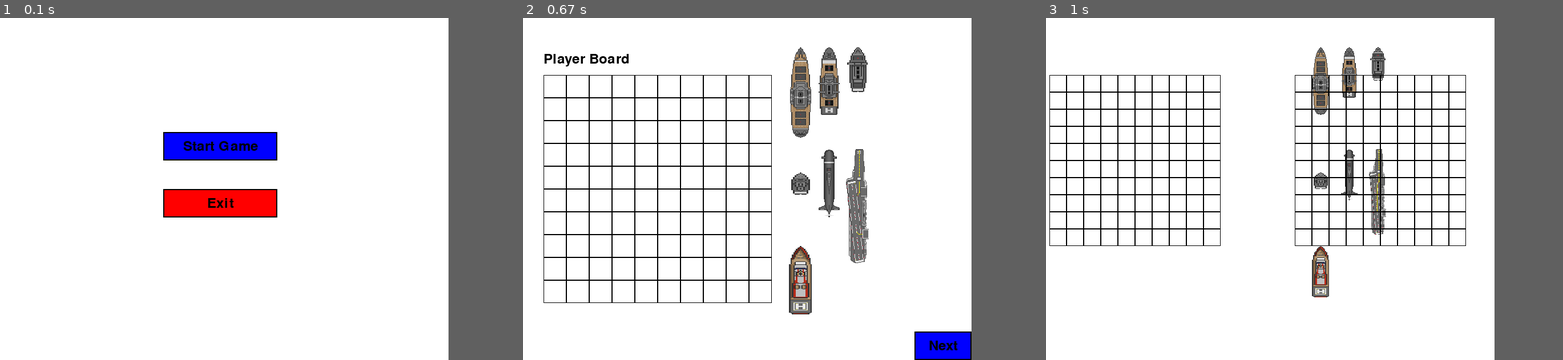
Above: before the commit, frames 1-3 (left to right).
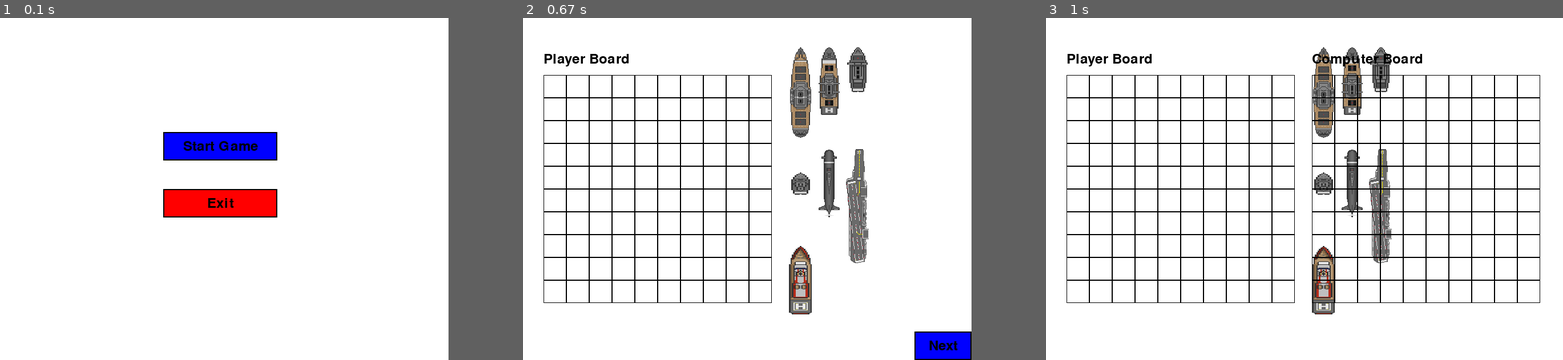
Above: after the commit, the same moments.

Repository: alemtz16/pygame_battleship
Game: pygame game, started from main.py
Same seed, same stepped clock (60 frames per second), same inputs: the game is played once before the commit and once after it.
Inputs (mouse positions are in pixels of both pictures, inside the frame that each line leads up to):
- Up to frame 1 (0.1 s): no input
- Up to frame 2 (0.67 s): press the mouse at (745, 147) at 0.37 s; move the mouse to (797, 165) at 0.47 s; release the mouse at (848, 182) at 0.6 s
- Up to frame 3 (1 s): press the mouse at (1464, 346) at 0.7 s; move the mouse to (1444, 288) at 0.8 s; release the mouse at (1428, 230) at 0.93 s
In our replay, in frame 3 the window is 800x600 before the commit and 920x600 after it. These sizes can differ from the game's own. Grey fills any space a smaller window leaves; there, only what the larger window draws over its background counts as a difference.

Frames 1-2 are identical in both runs. In frame 3, 11% of the frame differs, in the area x 0-96%, y 8-87%.

Commit message:
listo setup stage

Diff:
--- a/board.py
+++ b/board.py
@@ -8,14 +8,14 @@
         self.grid = [[None for _ in range(size)] for _ in range(size)]
         self.ships = []
         self.show_ships = show_ships
-        logging.debug("Board initialized with size {}x{}.".format(size, size))
+
 
     def add_ship(self, ship):
         self.ships.append(ship)
-        logging.debug(f"Ship {ship.name} added to the board at {ship.rect.topleft}.")
+
 
     def draw(self, screen, cell_size, offset=(0, 0), title=""):
-        logging.debug("Starting to draw the board.")
+
         font = pygame.font.Font(None, 36)
         title_surface = font.render(title, True, BLACK)
         screen.blit(title_surface, (offset[0], offset[1] - 40))
@@ -28,5 +28,3 @@
         if self.show_ships:
             for ship in self.ships:
                 ship.draw(screen)
-                logging.debug(f"Drawing ship {ship.name} at {ship.rect.topleft}.")
-        logging.debug("Finished drawing the board.")
--- a/main.py
+++ b/main.py
@@ -26,7 +26,8 @@
         size=ship_info['size'],
         orientation=ship_info['orientation'],
         start_position=(ship_info['position'][0], ship_info['position'][1]),
-        image_path=ship_info['image_path']
+        image_path=ship_info['image_path'],
+        start_cell_position=(ship_info['position'][0], ship_info['position'][1])
     )
     player_board.add_ship(new_ship)
     ships.append(new_ship)
@@ -74,12 +75,14 @@
             game_state = 'GAME'
             logging.debug("Transitioning to GAME state.")
             for ship in ships:
-                ship.update_image(CELL_SIZE)
+                ship.update_position(ship.start_cell_position, CELL_SIZE2)
+                ship.update_image(CELL_SIZE2)
+            screen = pygame.display.set_mode((920, WINDOW_HEIGHT))
 
     elif game_state == 'GAME':
-        player_board.draw(screen, CELL_SIZE, offset=(20, 100))  # Draw the player board in game state
-        computer_board.draw(screen, CELL_SIZE, offset=(450, 100))  # Draw the computer board in game state
-        # Additional game logic here
+        player_board.draw(screen, CELL_SIZE2, offset=(50, 100),title="Player Board")
+        computer_board.draw(screen, CELL_SIZE2, offset=(480, 100),title="Computer Board")
+
 
     pygame.display.flip()
 
--- a/ship.py
+++ b/ship.py
@@ -3,7 +3,7 @@
 from settings import CELL_SIZE, CELL_SIZE2
 
 class Ship:
-    def __init__(self, name, size, orientation, start_position, image_path):
+    def __init__(self, name, size, orientation, start_position, image_path,start_cell_position ):
         self.name = name
         self.size = size
         self.selected= False
@@ -11,10 +11,12 @@
         self.image_path = image_path
         self.start_position = start_position
         self.image = pygame.image.load(image_path)
+        self.start_cell_position = start_cell_position
         self.rect = self.image.get_rect(topleft=start_position)
         self.dragging = False
+
         self.update_image(CELL_SIZE2)
-        logging.debug(f"Image loaded for {name} from {image_path}")
+
 
     def update_image(self, cell_size):
         width = cell_size if self.orientation == 'horizontal' else cell_size * self.size
@@ -25,9 +27,24 @@
         self.image = pygame.transform.scale(original_image, (width, height))
         self.rect = self.image.get_rect(topleft=self.start_position)
 
+    def update_position(self, cell_position, cell_size):
+        # Convert cell position to pixel coordinates
+        self.rect.topleft = (cell_position[0] * cell_size, cell_position[1] * cell_size)
+
+        # Log the occupied positions in board terms
+        occupied_positions = []
+        if self.orientation == 'horizontal':
+            for i in range(self.size):
+                occupied_positions.append((cell_position[0] + i, cell_position[1]))
+        else:
+            for i in range(self.size):
+                occupied_positions.append((cell_position[0], cell_position[1] + i))
+
+        logging.debug(f"{self.name}: {occupied_positions}")
+
     def draw(self, screen):
         screen.blit(self.image, self.rect)
-        logging.debug(f"Drawing ship {self.name} at {self.rect.topleft}")
+
 
     def handle_mouse_event(self, event, ships):
         if event.type == pygame.MOUSEBUTTONDOWN:
@@ -35,7 +52,7 @@
                 self.dragging = True
                 self.selected = True
                 self.mouse_offset = pygame.Vector2(self.rect.topleft) - event.pos
-                logging.debug(f"{self.name} selected for dragging")
+
                 for ship in ships:
                     if ship != self:
                         ship.selected = False
@@ -44,13 +61,14 @@
         elif event.type == pygame.MOUSEBUTTONUP:
             if self.dragging:
                 self.dragging = False
-                logging.debug(f"{self.name} dropped at {self.rect.topleft}")
+
+                self.start_position = self.rect.topleft
 
 
         elif event.type == pygame.MOUSEMOTION:
             if self.dragging:
                 self.rect.topleft = event.pos + self.mouse_offset
-                logging.debug(f"{self.name} moved to {self.rect.topleft}")
+
 
     def handle_keyboard_event(self, event):
         if event.type == pygame.KEYDOWN:
